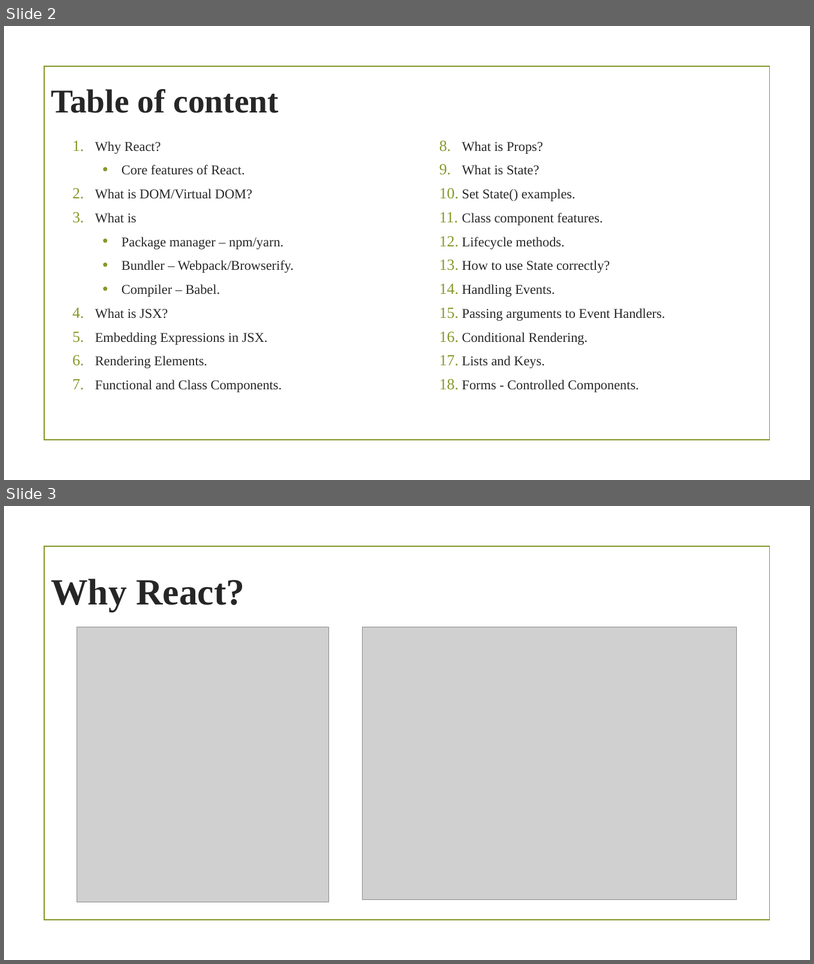
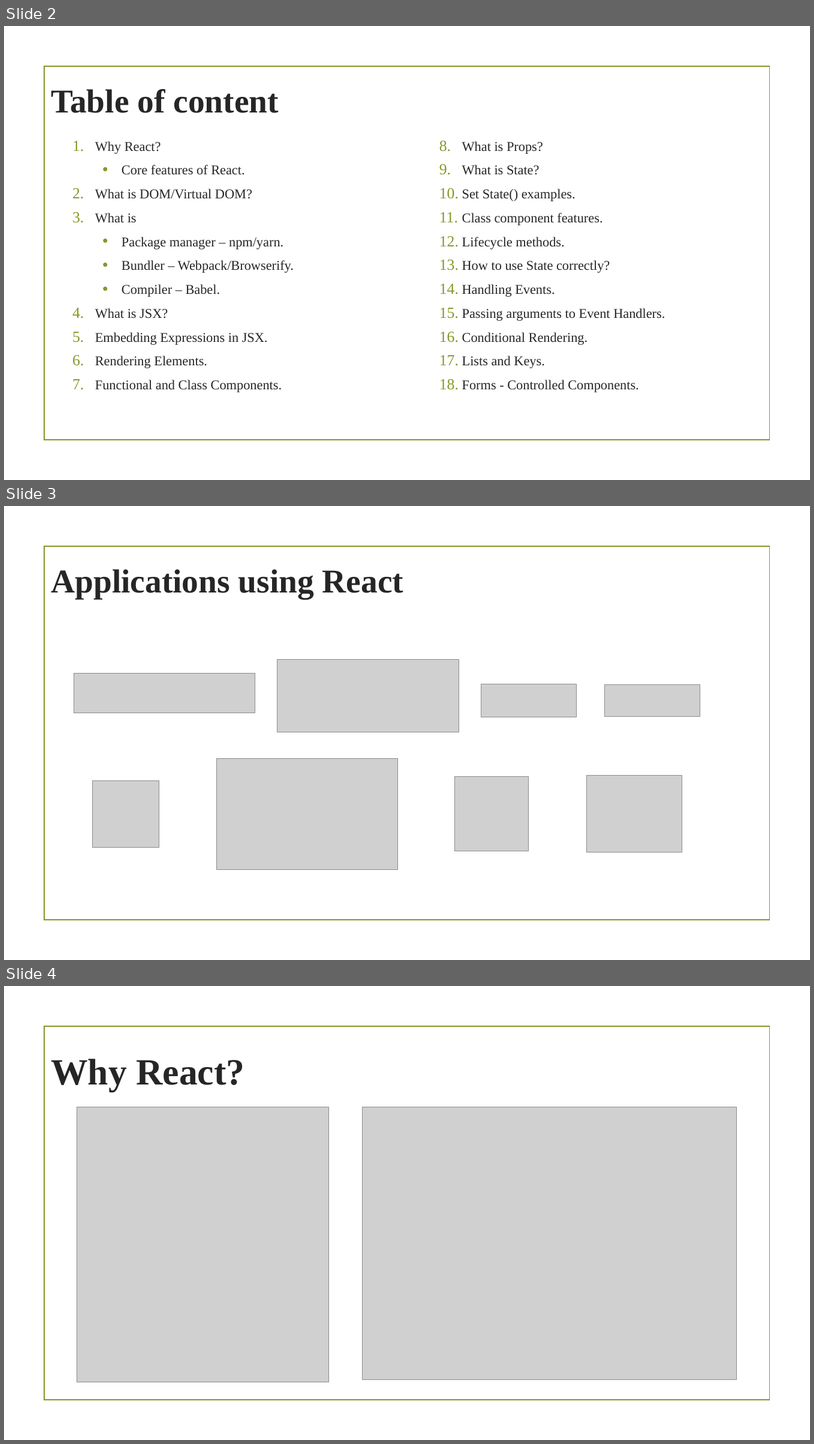
Before and after one commit to ccPrathap/react-training, a slide deck: React_PPT.pptx. Shown one above the other, each under a label of ours: slides 2 and 3 before the commit, slides 2, 3 and 4 after it. The pictures are 814x964 and 814x1444 pixels, drawn with LibreOffice and Linux fonts; fonts in the diff are those of the drawing; grey boxes stand for pictures; background and template pictures are left out. Boxes give left, top, right and bottom in pixels: in the first picture for what was removed or moved away, otherwise in the second. Text is boxed around its words. In the diff, an @@ line names an element or a change of style, - is before the commit and + after.

```diff
--- a/React_PPT.pptx
+++ b/React_PPT.pptx
@@ slide 3 added at [4,506,810,960], background picture (left out); not listed: 1 template element that a slide beside it also shows @@
@@ title added at [51,569,404,598], 39.6 pt, text #262626, bold @@
+Applications using React
@@ picture added at [278,660,459,732] @@
@@ picture added at [74,673,255,713] @@
@@ picture added at [482,684,576,717] @@
@@ picture added at [605,684,700,716] @@
@@ picture added at [217,758,398,869] @@
@@ picture added at [587,775,682,852] @@
@@ picture added at [92,780,159,847] @@
@@ picture added at [455,777,529,851] @@
@@ what was slide 3 is now slide 4 @@
```
Also in this commit, not shown: 2 other files.
